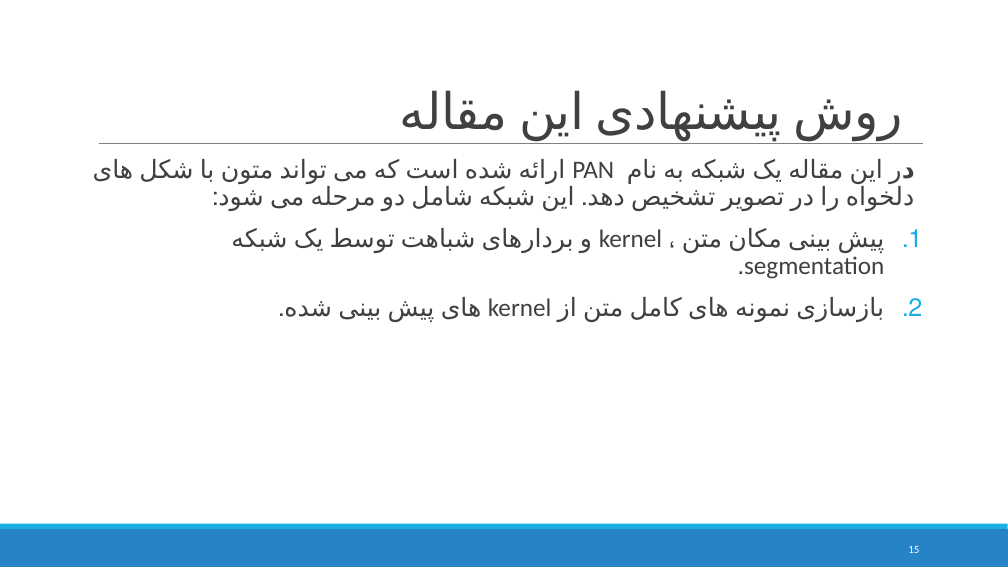
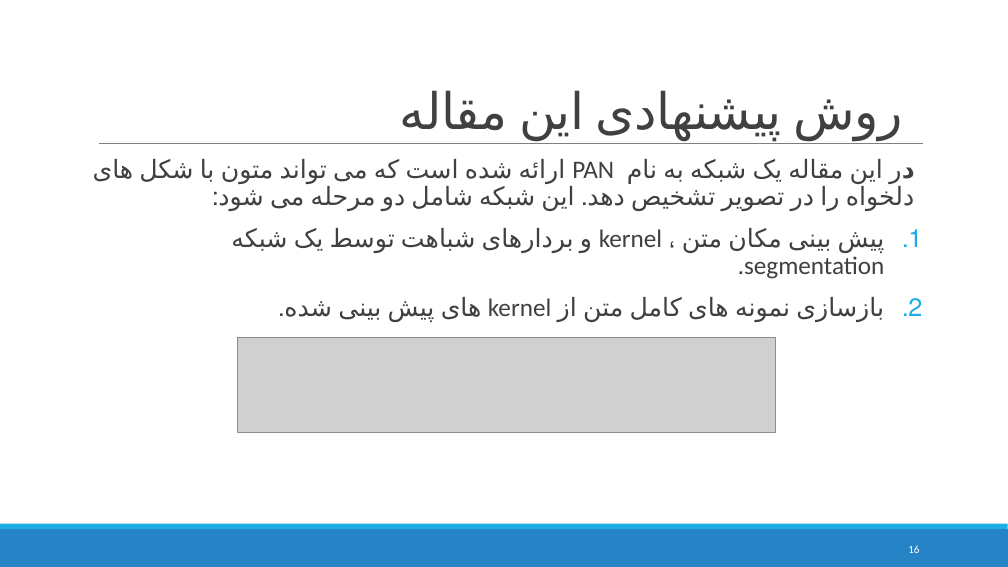
Before and after one commit to maryamhashemi/Text-Localization, a slide deck: slide 16 of Text Localization.pptx (slide 15 before the commit). Drawn at 1008x567 pixels with LibreOffice and Linux fonts; fonts in the diff are those of the drawing; grey boxes stand for pictures. Boxes give left, top, right and bottom in pixels: in the first picture for what was removed or moved away, otherwise in the second. Text is boxed around its words. In the diff, an @@ line names an element or a change of style, - is before the commit and + after.

```diff
--- a/Text Localization.pptx
+++ b/Text Localization.pptx
@@ picture added at (x1=237, y1=338, x2=775, y2=433) @@
@@ page number at (x1=908, y1=545, x2=919, y2=553): text changed @@
-15
+16
```
Also in this commit, not shown: 4 other slides changed, 7 slides added.
